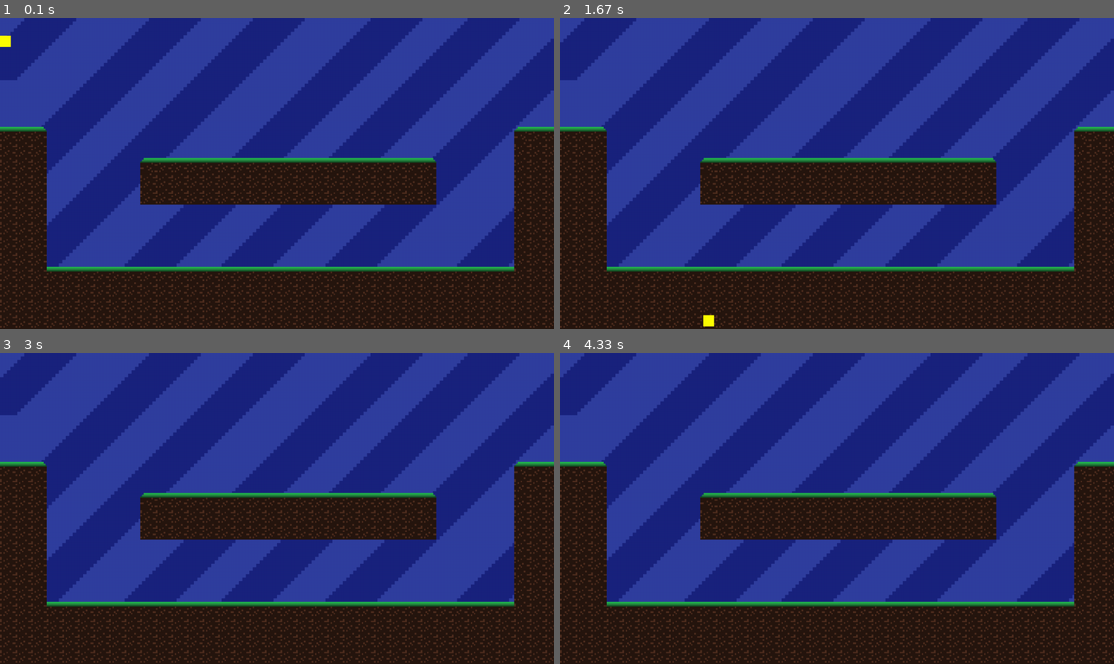
Above: before the commit, frames 1-4 (two rows, left to right).
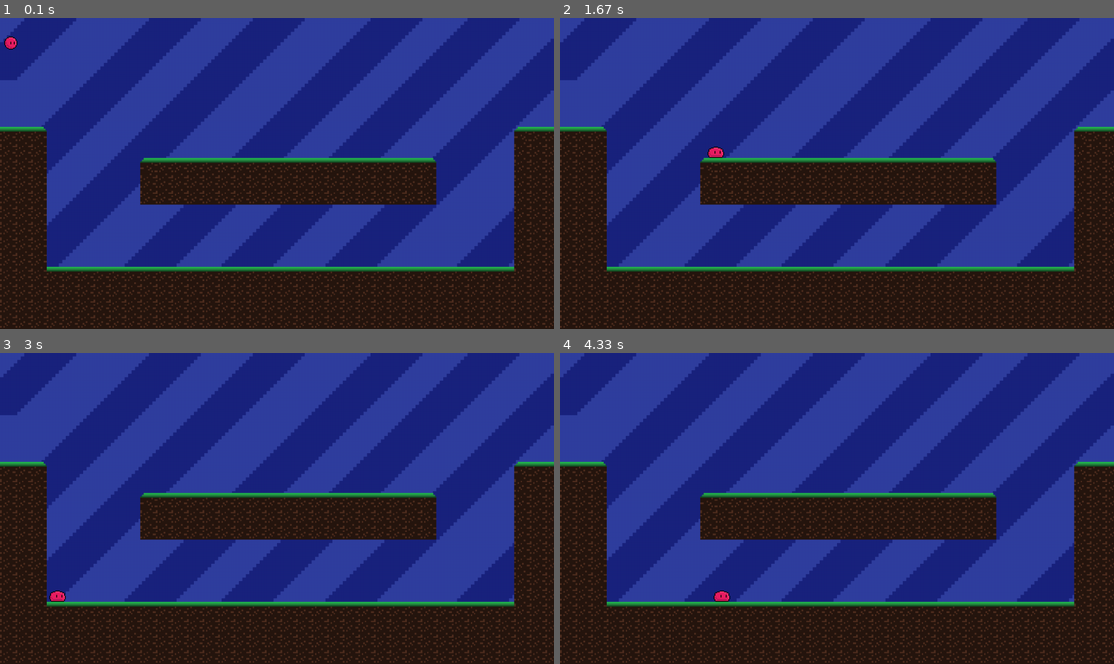
Above: after the commit, the same moments.

Repository: shegsharem/base_pygame_framework
Game: pygame game, started from workingonthis.py
The game is run twice, just before and just after one commit, with the same random seed, the same clock (stepped at 60 frames per second) and the same inputs.
Inputs (mouse positions are in pixels of both pictures, inside the frame that each line leads up to):
- Up to frame 1 (0.1 s): no input
- Up to frame 2 (1.67 s): hold D 0.33-0.8 s; move the mouse to (814, 185) at 0.37 s; hold W 0.83-1.13 s; hold D 1.17-1.63 s
- Up to frame 3 (3 s): hold A 1.67-2.2 s; hold A 2.57-2.97 s
- Up to frame 4 (4.33 s): hold W 3-3.37 s; hold D 3.4-4.03 s

The runs differ from the first frame. In frame 1, 0.1% of the frame differs, in the area x 0-4%, y 5-11%; in frame 2, 0.2%, in the area x 25-30%, y 41-100%; in frame 3, less than 0.1%; in frame 4, 0.1%.

Commit message:
player has been replaced by working class. Please fix large rects for player sprites

Diff:
--- a/src/player.py
+++ b/src/player.py
@@ -1,34 +1,13 @@
 """Python 3.12.1"""
 from pygame import sprite, Vector2, transform, image, Surface, key, quit
 from pygame.locals import *
-from src.collisions import check_collision_with_sprite_group
 
 class Player(sprite.Sprite):
-    """Player Class"""
-    def __init__(self, position:tuple=(0,0)) -> None:
-        """Create player instance
+    def __init__(self, *groups) -> None:
+        super().__init__(*groups)
 
-        :param position: coordinate `(x,y)`, defaults to `(0,0)`
-        :type position: tuple, optional
-        """
-        super().__init__()
-
-        # Player Flags #############
         self.sprite_number = 0
-        self.flipped = False
         self.touching_ground = False
-        self.moving_left = False
-        self.moving_right = True
-        ############################
-
-        # Player Variables #############################
-        self.position = Vector2(position[0],position[1])
-        self.velocity = Vector2(0,0)
-        self.acceleration = Vector2(0,0)
-        self.gravity = 1
-        self.friction = 0.2
-        self.terminal_velocity = 200
-        ################################################
 
         # Build sprite list: #############################################################
         # {Sprite Number: (Image, Rect)}
@@ -36,75 +15,18 @@
 
         for i in range(6):
             img = transform.scale_by(
-                image.load('assets/images/player/player'+str(i)+'.png').convert_alpha(),3)
-            self.player_sprites[i] = img, img.get_bounding_rect()
+                image.load('assets/images/player/player'+str(i)+'.png').convert_alpha(),2)
+            self.player_sprites[i] = img, img.get_rect()
         ###################################################################################
 
         self.image = self.player_sprites[self.sprite_number][0]
         self.rect = self.player_sprites[self.sprite_number][1]
+        self.old_rect = None
 
-    def move(self, deltatime:float) -> None:
-        """Move player
-
-        :param deltatime: used for smooth motion
-        :type deltatime: float
-        """
-        # Gravity ############################
-        #if not self.touching_ground:
-        #    self.acceleration.y = self.gravity
-        ######################################
-
-        self.velocity += self.acceleration
-        self.position += (self.velocity*deltatime)
-        self.rect.x = round(self.position.x)
-        self.rect.y = round(self.position.y)
-
-    def update(self, deltatime:float) -> None:
-        """Player update method
-
-        :param deltatime: used for smooth motion
-        :type deltatime: float
-        """
-        # Update player image ##############################################
-        # Sprite number limiter
-        if self.sprite_number > len(self.player_sprites)-1:
-            self.sprite_number = len(self.player_sprites)-1
-        elif self.sprite_number < 0:
-            self.sprite_number = 0
-
-        # Set player rect
-        self.rect = self.player_sprites[self.sprite_number][1]
-
-        if self.moving_left:
-            if not self.flipped:
-                self.image = transform.flip(
-                    self.player_sprites[self.sprite_number][0],True, False)
-                self.flipped = True
-
-        if self.moving_right:
-            if self.flipped:
-                self.image = transform.flip(
-                    self.player_sprites[self.sprite_number][0], True, False)
-                self.flipped = False
-            else:
-                self.image = self.player_sprites[self.sprite_number][0]
-        ####################################################################
-
-        self.move(deltatime)
-
-class SimplePlayer(sprite.Sprite):
-    def __init__(self, *groups) -> None:
-        super().__init__(*groups)
-        self.image = Surface((25,26),SRCALPHA)
-        self.image.fill((255,255,0))
-
-        self.rect = self.image.get_rect()
-
-        self.position = Vector2(self.rect.topleft)
+        self.position = Vector2(0,0)
         self.direction = Vector2()
         self.speed = 200
 
-        self.touching_ground = False
 
     def input(self) -> None:
         """Get keyboard input"""
@@ -115,9 +37,10 @@
 
         if keys[K_w]:
             self.direction.y = -1
+            self.speed += 1
         elif keys[K_s]:
             self.direction.y = 1
-        else: self.direction.y = -1
+        else: self.direction.y = 1
 
         if keys[K_d]:
             self.direction.x = 1
@@ -125,6 +48,36 @@
             self.direction.x = -1
         else: self.direction.x = 0
 
+    def collision(self,axis:str,group:sprite.Group) -> None:
+        """Checks if player is colliding with sprite group
+
+        :param axis: axis to check `(x or y)`
+        :type axis: str
+        :param group: collideable sprite group
+        :type group: sprite.Group
+        """
+        collisions = sprite.spritecollide(self,group,False)
+        if collisions:
+            # Check x direction
+            if axis == "x":
+                for s in collisions:
+                    if self.rect.right >= s.rect.left and self.old_rect.right <= s.rect.left:
+                        self.rect.right = s.rect.left
+                        self.position.x = self.rect.x
+                    if self.rect.left <= s.rect.right and self.old_rect.left >= s.rect.right:
+                        self.rect.left = s.rect.right
+                        self.position.x = self.rect.x
+
+            # Check y direction
+            if axis == "y":
+                for s in collisions:
+                    if self.rect.top <= s.rect.bottom and self.old_rect.top >= s.rect.bottom:
+                        self.rect.top = s.rect.bottom
+                        self.position.y = self.rect.y
+                    if self.rect.bottom >= s.rect.top and self.old_rect.bottom <= s.rect.top:
+                        self.rect.bottom = s.rect.top
+                        self.position.y = self.rect.y
+                        self.touching_ground = True
 
     def update(self, deltatime:float, group:sprite.Group) -> None:
         """Rectangle update method
@@ -132,17 +85,23 @@
         :param deltatime: used for smooth motion
         :type deltatime: float
         """
+        if self.touching_ground:
+            self.sprite_number = 3
+            self.image = self.player_sprites[self.sprite_number][0]
+            self.rect = self.player_sprites[self.sprite_number][1]
+
+        self.old_rect = self.rect.copy()
         self.input()
-
-        collisions = check_collision_with_sprite_group(self, group)
-        if collisions['bottom']:
-            self.touching_ground = True
-
-        if not self.touching_ground:
-            self.direction.y = 1
 
         if self.direction.magnitude() != 0:
             self.direction = self.direction.normalize()
 
-        self.position += (self.direction*self.speed*deltatime)
-        self.rect.topleft = round(self.position.x), round(self.position.y)
+        # Horizontal Collision
+        self.position.x += (self.direction.x*self.speed*deltatime)
+        self.rect.x = round(self.position.x)
+        self.collision("x", group)
+
+        # Vertical Collision
+        self.position.y += (self.direction.y*self.speed*deltatime)
+        self.rect.y = round(self.position.y)
+        self.collision("y", group)
--- a/workingonthis.py
+++ b/workingonthis.py
@@ -7,7 +7,7 @@
 # Game Modules
 from src.shapes import Circle, Rectangle
 from src.deltatime import get_deltatime
-from src.player import SimplePlayer
+from src.player import Player
 from src.level import Level
 from src.collisions import check_collision_with_sprite_group
 from src.lighting import get_outline
@@ -19,7 +19,7 @@
 screen = pygame.display.set_mode((1280,720), DOUBLEBUF)
 previous_time = get_deltatime()
 
-player = SimplePlayer()
+player = Player()
 player.speed = 500
 
 level_surface = pygame.Surface((1280*2,720*2), SRCALPHA)
